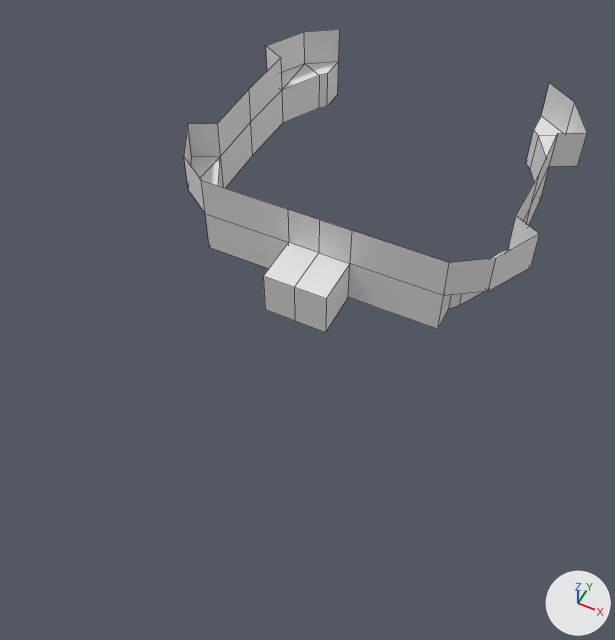
A saved change to the FBX model Assets/Models/1st_floor.fbx.
One viewpoint serves both versions: a camera (50 mm lens) standing at (0.27, -2.45, 2.92) and looking at (-0.86, -0.19, 0.09). The lights are fixed; the arrows at lower right show +X, +Y and +Z. Mesh edges are drawn as thin lines. Where no turn or scale is listed for an object, it has been applied to the vertices.

The older version as bpy lines, for what is in view:
```python
me_plane = bpy.data.meshes.new('Plane')
me_plane.from_pydata(...)  # 76 vertices, 56 faces; spans x -0.89..0.89, y -0.99..0.75, z 0.0..0.42
ob_bottom = bpy.data.objects.new('Bottom', me_plane)
ob_bottom.location = (-0.95, 0.85, 0.0)
```
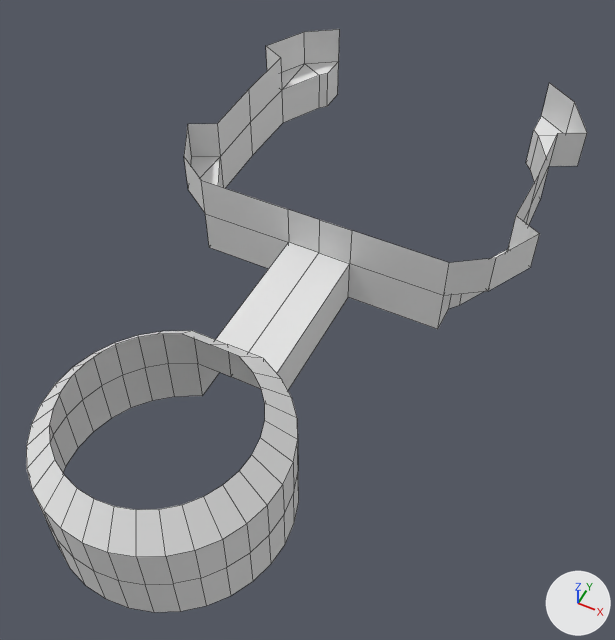
Where the change shows, as pixel boxes [x1, y1, x2, y2] in the pictures (615 x 640 px):
'Bottom', reshaped (39% wider, 92% taller): before [184, 29, 587, 332]; after [26, 29, 587, 612]
part 1 of me_plane, built on: before [263, 273, 330, 332]; after [26, 273, 330, 612]

Diff of the bpy script that builds the scene:
```diff
--- a/Assets/Models/1st_floor.fbx.py
+++ b/Assets/Models/1st_floor.fbx.py
@@ me_plane @@
 # used by ob_bottom; location = (-0.95, 0.85, 0.0)
-me_plane.from_pydata(...)  # 76 vertices, 56 faces; spans x -0.89..0.89, y -0.99..0.75, z 0.0..0.42
+me_plane.from_pydata(...)  # 189 vertices, 142 faces; spans x -0.89..0.89, y -2.47..0.75, z 0.0..0.54
+# me_plane part 1
+# 3 vertices are removed from x -0.16..0.16, y -0.99, z 0.0..0.22
+# 6 faces are deleted
+# 3 vertices in x -0.16..0.16, y -0.99, z 0.0..0.22 move by (0.0, -0.56, 0.0)
+# 59 vertices are added at x -0.47..0.48, y -2.47..-1.55, z 0.22..0.54
+# 30 new vertices lie (0.0, 0.0, 0.2) away from vertices in x -0.47..0.48, y -2.47..-0.99, z 0.22
+# 27 new vertices lie (0.0, 0.0, -0.22) away from vertices in x -0.47..0.48, y -2.47..-1.61, z 0.22
+# 92 new faces join them
```
